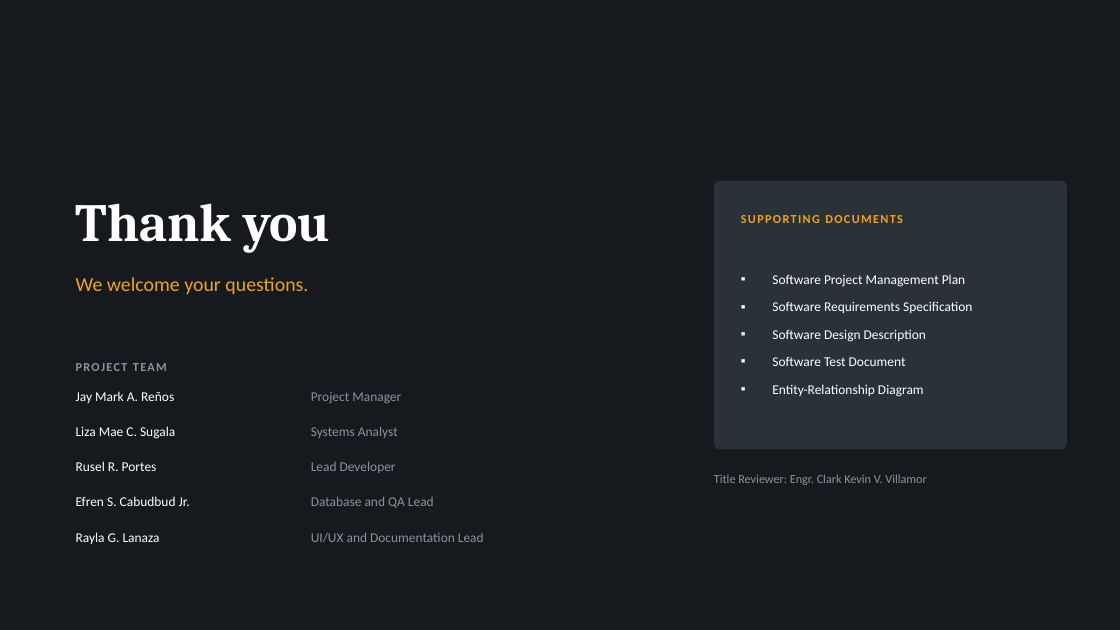
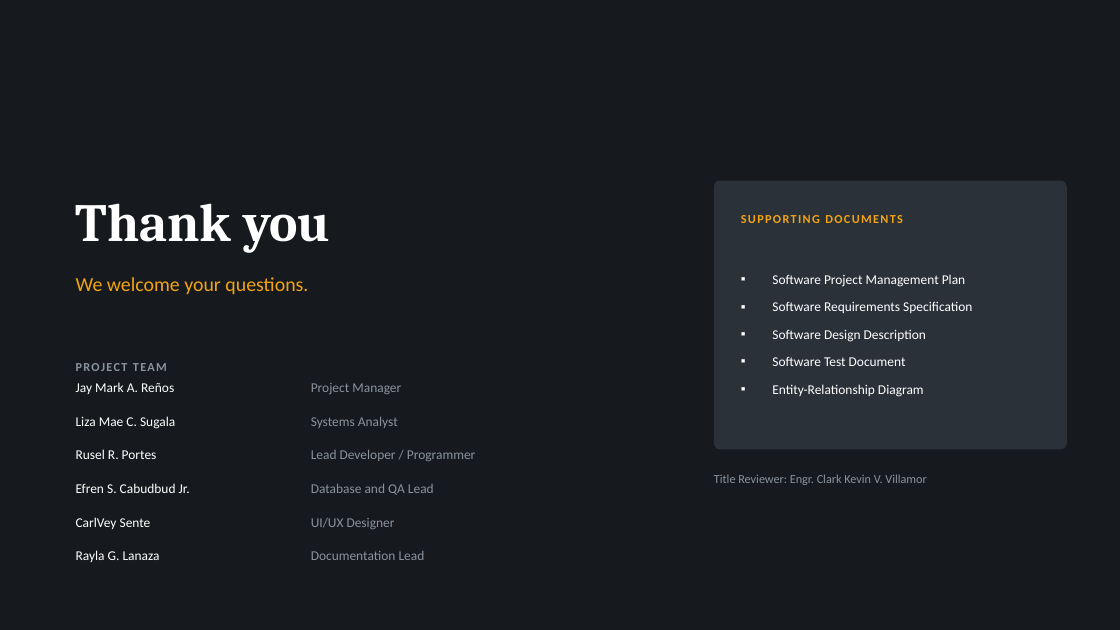
Before and after one commit to ruselportes/HRIS, a slide deck: slide 43 of docs/HRIS_Proposal_Hearing.pptx (slide 37 before the commit). Drawn at 1120x630 pixels with LibreOffice and Linux fonts; fonts in the diff are those of the drawing. Boxes give left, top, right and bottom in pixels: in the first picture for what was removed or moved away, otherwise in the second. Text is boxed around its words. In the diff, an @@ line names an element or a change of style, - is before the commit and + after.

```diff
--- a/docs/HRIS_Proposal_Hearing.pptx
+++ b/docs/HRIS_Proposal_Hearing.pptx
@@ 5 texts: place and size @@
-5 texts at [76, 391, 401, 471]
+5 texts at [76, 382, 401, 459]
@@ text at [311, 449, 476, 461]: text changed @@
-Lead Developer
+Lead Developer / Programmer
@@ text "Efren S. Cabudbud Jr.": place and size @@
-text "Efren S. Cabudbud Jr." at [76, 496, 190, 506]
+text "Efren S. Cabudbud Jr." at [76, 483, 190, 493]
@@ text "Database and QA Lead": place and size @@
-text "Database and QA Lead" at [311, 496, 434, 508]
+text "Database and QA Lead" at [311, 483, 434, 495]
@@ text added at [76, 517, 151, 529], 11.5 pt, text #FFFFFF @@
+CarlVey Sente
@@ text added at [311, 518, 395, 529], 11.5 pt, text #8A949D @@
+UI/UX Designer
@@ text "Rayla G. Lanaza": place and size @@
-text "Rayla G. Lanaza" at [76, 532, 160, 544]
+text "Rayla G. Lanaza" at [76, 550, 160, 562]
@@ text at [311, 551, 425, 560]: text changed @@
-UI/UX and Documentation Lead
+Documentation Lead
```
Also in this commit, not shown: 35 other slides changed, 7 slides added, 1 slide removed, 2 other files.
